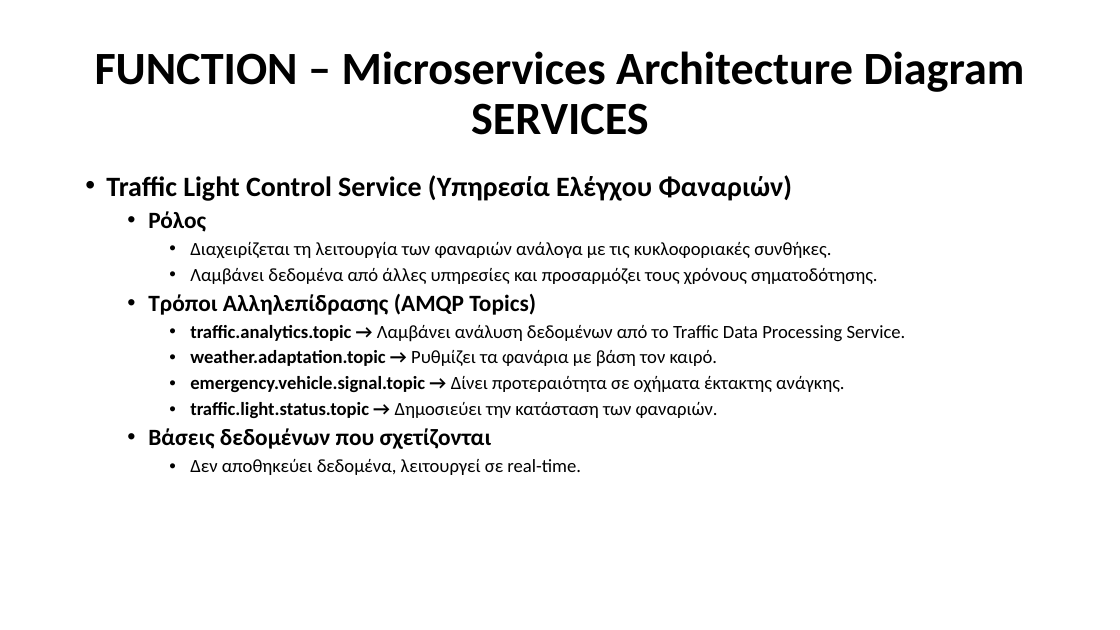
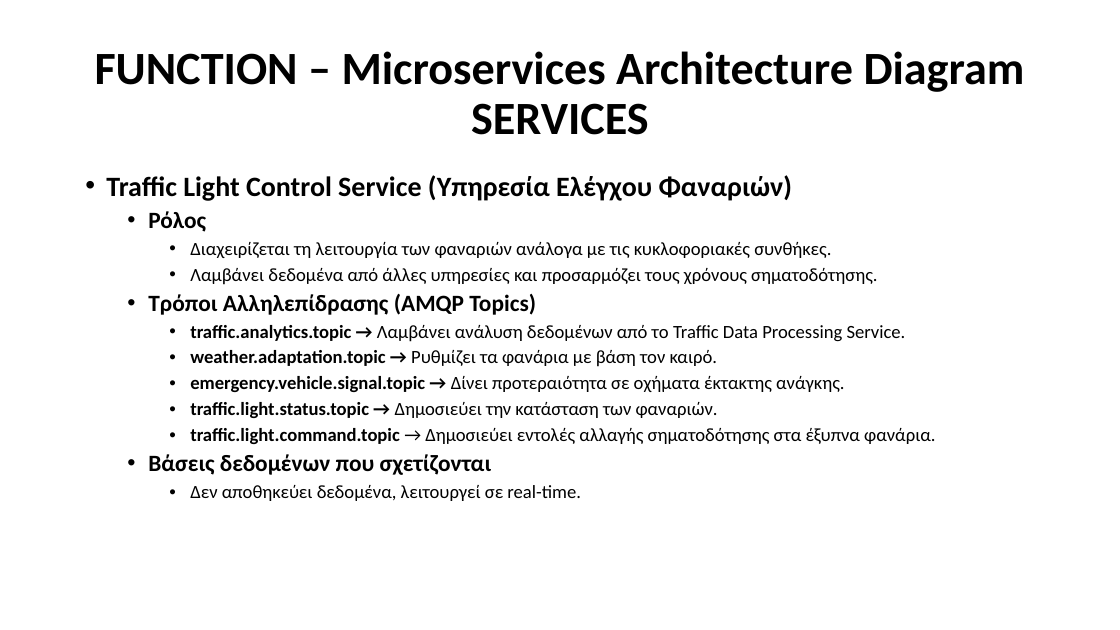
Before and after one commit to Ath21/STL_Drive, a slide deck: slide 38 of Presentation.pptx. Drawn at 1120x630 pixels with LibreOffice and Linux fonts; fonts in the diff are those of the drawing. Boxes give left, top, right and bottom in pixels: in the first picture for what was removed or moved away, otherwise in the second. Text is boxed around its words. In the diff, an @@ line names an element or a change of style, - is before the commit and + after.

```diff
--- a/Presentation.pptx
+++ b/Presentation.pptx
@@ text at box(190, 428, 935, 444): paragraph added @@
+    • traffic.light.command.topic → Δημοσιεύει εντολές αλλαγής σηματοδότησης στα έξυπνα φανάρια.
```
Also in this commit, not shown: 3 other slides changed, 1 slide added, 1 slide removed.
